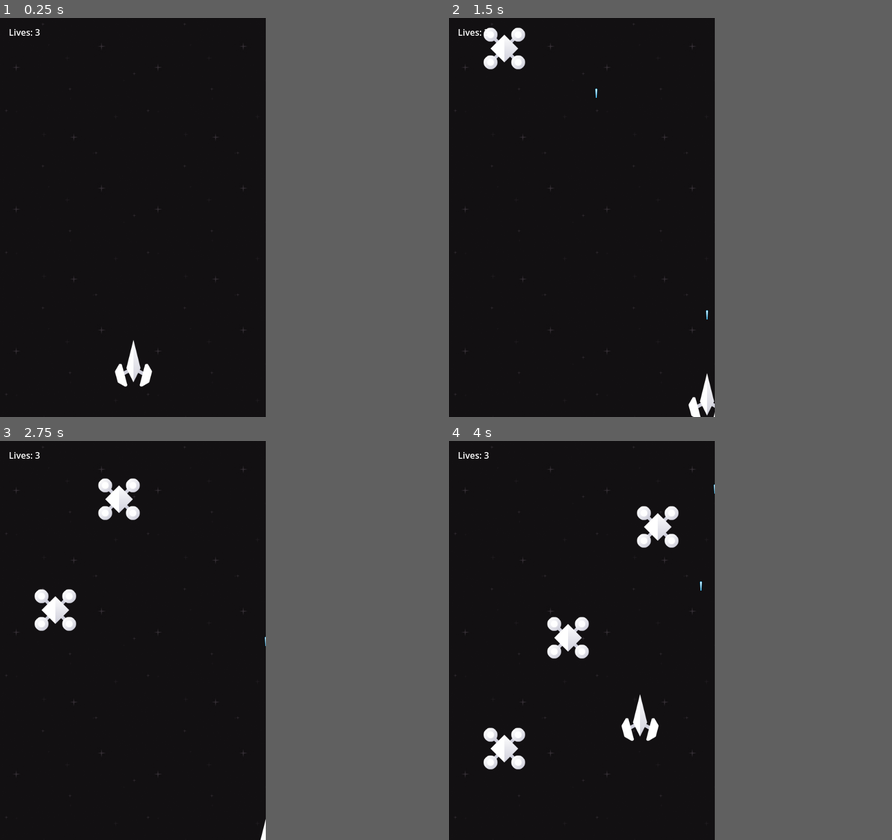
Above: before the commit, frames 1-4 (two rows, left to right).
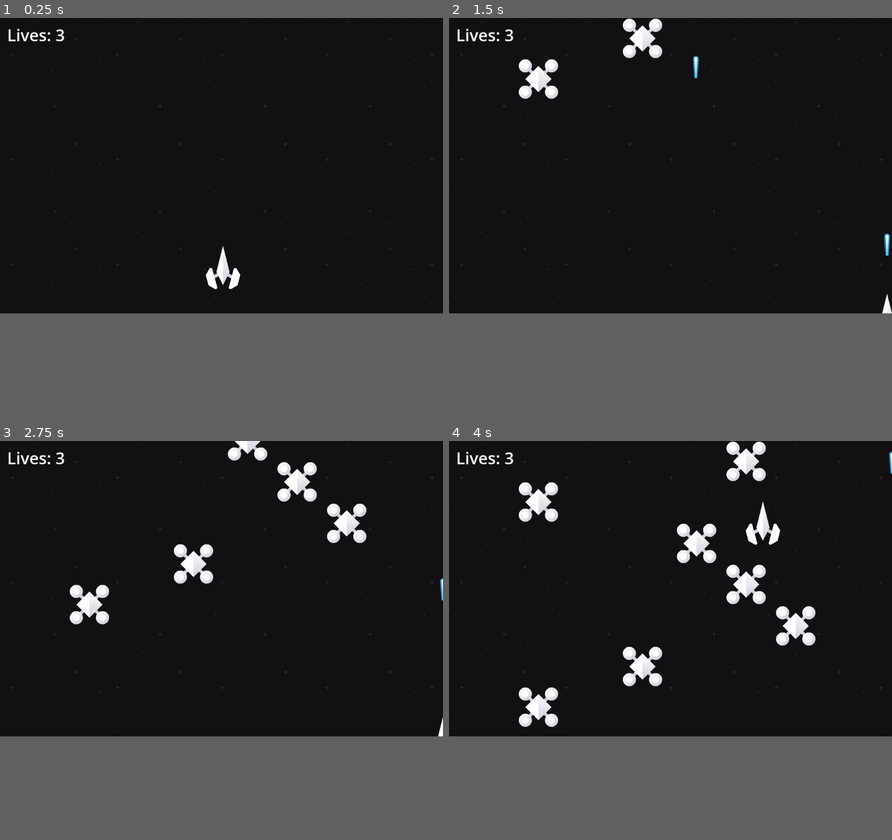
Above: after the commit, the same moments.

Repository: push-on/Space_shooter_godot_4_1_2
Game: Godot game, scene res://sceans/Levels/game.tscn
Same seed, same stepped clock (60 frames per second), same inputs: the game is played once before the commit and once after it.
Inputs:
- Up to frame 1 (0.25 s): no input
- Up to frame 2 (1.5 s): tap Enter at 0.5 s; hold D (right) 0.53-1.28 s; tap Space (shoot) at 0.6, 1.35 s; hold S (down) from 1.28 s (still down)
- Up to frame 3 (2.75 s): release S (down) at 2.03 s; hold D (right) from 2.03 s (still down); tap Space (shoot) at 2.1 s
- Up to frame 4 (4 s): release D (right) at 2.78 s; hold Up (ui_up) 2.78-3.53 s; tap Space (shoot) at 2.85, 3.6 s; hold A (left) from 3.53 s (still down)
In our replay, the window is 480x720 before the commit and 800x533 after it. These sizes can differ from the game's own. Grey fills any space a smaller window leaves; there, only what the larger window draws over its background counts as a difference.

The runs differ from the first frame. In frame 1, 1.0% of the frame differs, in the area x 1-98%, y 1-95%; in frame 2, 2.4%; in frame 3, 4.0%; in frame 4, 6.8%, in the area x 1-100%, y 0-95%.

Commit message:
Update 10/16/2023 11:46:06

Diff:
--- a/project.godot
+++ b/project.godot
@@ -18,7 +18,7 @@
 
 [display]
 
-window/size/viewport_width=480
+window/size/viewport_width=1080
 window/size/viewport_height=720
 window/stretch/mode="canvas_items"
 window/handheld/orientation=1
--- a/sceans/Characters/eneme_spawner.tscn
+++ b/sceans/Characters/eneme_spawner.tscn
@@ -8,24 +8,25 @@
 [node name="spawn_position" type="Node2D" parent="."]
 
 [node name="spawn_pos_01" type="Marker2D" parent="spawn_position"]
-position = Vector2(100, -45)
+position = Vector2(217, -68)
 
 [node name="spawn_pos_02" type="Marker2D" parent="spawn_position"]
-position = Vector2(160, -45)
+position = Vector2(343, -68)
 
 [node name="spawn_pos_03" type="Marker2D" parent="spawn_position"]
-position = Vector2(215, -45)
+position = Vector2(471, -67)
 
 [node name="spawn_pos_04" type="Marker2D" parent="spawn_position"]
-position = Vector2(268, -45)
+position = Vector2(603, -67)
 
 [node name="spawn_pos_05" type="Marker2D" parent="spawn_position"]
-position = Vector2(320, -45)
+position = Vector2(724, -67)
 
 [node name="spawn_pos_06" type="Marker2D" parent="spawn_position"]
-position = Vector2(377, -45)
+position = Vector2(845, -66)
 
 [node name="Timer" type="Timer" parent="."]
+wait_time = 0.5
 autostart = true
 
 [connection signal="timeout" from="Timer" to="." method="_on_timer_timeout"]
--- a/sceans/Characters/enemy.tscn
+++ b/sceans/Characters/enemy.tscn
@@ -4,7 +4,7 @@
 [ext_resource type="Texture2D" uid="uid://cki8uc0uddh5s" path="res://assets/enemy/enemy_E.png" id="1_l6khl"]
 
 [sub_resource type="RectangleShape2D" id="RectangleShape2D_l3mfn"]
-size = Vector2(74, 76)
+size = Vector2(96, 96)
 
 [node name="enemy" type="Area2D"]
 collision_layer = 2
@@ -15,7 +15,6 @@
 shape = SubResource("RectangleShape2D_l3mfn")
 
 [node name="Sprite2D" type="Sprite2D" parent="."]
-scale = Vector2(0.78, 0.78)
 texture = ExtResource("1_l6khl")
 
 [connection signal="body_entered" from="." to="." method="_on_body_entered"]
--- a/sceans/Characters/laser.tscn
+++ b/sceans/Characters/laser.tscn
@@ -16,7 +16,6 @@
 shape = SubResource("CapsuleShape2D_ptiv3")
 
 [node name="Sprite2D" type="Sprite2D" parent="."]
-scale = Vector2(0.307692, 0.307692)
 texture = ExtResource("1_28f7x")
 
 [node name="VisibleNotifier" type="VisibleOnScreenNotifier2D" parent="."]
--- a/sceans/Characters/player_spaeship.tscn
+++ b/sceans/Characters/player_spaeship.tscn
@@ -10,13 +10,13 @@
 [node name="Spaeship" type="CharacterBody2D"]
 motion_mode = 1
 script = ExtResource("1_wa5w0")
+SPEED = 700
 
 [node name="CollisionShape2D" type="CollisionShape2D" parent="."]
 position = Vector2(0, 7)
 shape = SubResource("CapsuleShape2D_1s45v")
 
 [node name="Sprite2D" type="Sprite2D" parent="."]
-scale = Vector2(0.796875, 0.796875)
 texture = ExtResource("2_x2ym8")
 
 [node name="Lasers" type="Node" parent="."]
--- a/sceans/Levels/game.tscn
+++ b/sceans/Levels/game.tscn
@@ -6,9 +6,10 @@
 [ext_resource type="PackedScene" uid="uid://b6wpslm2er5sa" path="res://sceans/Characters/eneme_spawner.tscn" id="4_2adww"]
 
 [sub_resource type="RectangleShape2D" id="RectangleShape2D_27gn3"]
-size = Vector2(737, 80)
+size = Vector2(1129.5, 80)
 
 [sub_resource type="LabelSettings" id="LabelSettings_x5eq5"]
+font_size = 40
 
 [sub_resource type="LabelSettings" id="LabelSettings_vi6eb"]
 font_size = 50
@@ -17,22 +18,23 @@
 script = ExtResource("1_456u4")
 
 [node name="BG" type="TextureRect" parent="."]
-offset_right = 480.0
+offset_right = 1082.0
 offset_bottom = 720.0
 texture = ExtResource("1_30lhe")
 stretch_mode = 1
 
 [node name="Spaeship" parent="." instance=ExtResource("2_4ea8n")]
-position = Vector2(241, 619)
+position = Vector2(543, 603)
 
 [node name="eneme_spawner" parent="." instance=ExtResource("4_2adww")]
+position = Vector2(0, 20)
 
 [node name="eneme_unload" type="Area2D" parent="."]
 collision_layer = 8
 collision_mask = 2
 
 [node name="CollisionShape2D" type="CollisionShape2D" parent="eneme_unload"]
-position = Vector2(229, 863)
+position = Vector2(543.25, 839)
 shape = SubResource("RectangleShape2D_27gn3")
 
 [node name="ui" type="Node" parent="."]
@@ -47,10 +49,10 @@
 
 [node name="game_over" type="Label" parent="ui"]
 visible = false
-offset_left = 86.0
-offset_top = 304.0
-offset_right = 372.0
-offset_bottom = 376.0
+offset_left = 385.0
+offset_top = 293.0
+offset_right = 671.0
+offset_bottom = 365.0
 text = "GAME OVER"
 label_settings = SubResource("LabelSettings_vi6eb")
 
--- a/scripts/Player_Spaeship.gd
+++ b/scripts/Player_Spaeship.gd
@@ -3,7 +3,7 @@
 signal took_damage
 
 @onready var Lasers: Node = $Lasers
-const SPEED: int = 300
+@export var SPEED: int = 300
 var LASER: PackedScene = preload("res://sceans/Characters/laser.tscn")
 
 
--- a/scripts/game.gd
+++ b/scripts/game.gd
@@ -1,6 +1,8 @@
 extends Node2D
 
 var lives: int = 3
+
+@onready var player = $Spaeship
 
 
 func _process(_delta: float) -> void:
@@ -16,8 +18,5 @@
 func _on_spaeship_took_damage() -> void:
 	if lives > 0:
 		lives -= 1
-		print(lives)
 	if lives == 0:
-		print("GAME OVER")
-		$ui/game_over.show()
-		get_tree().quit()
+		player.die()
